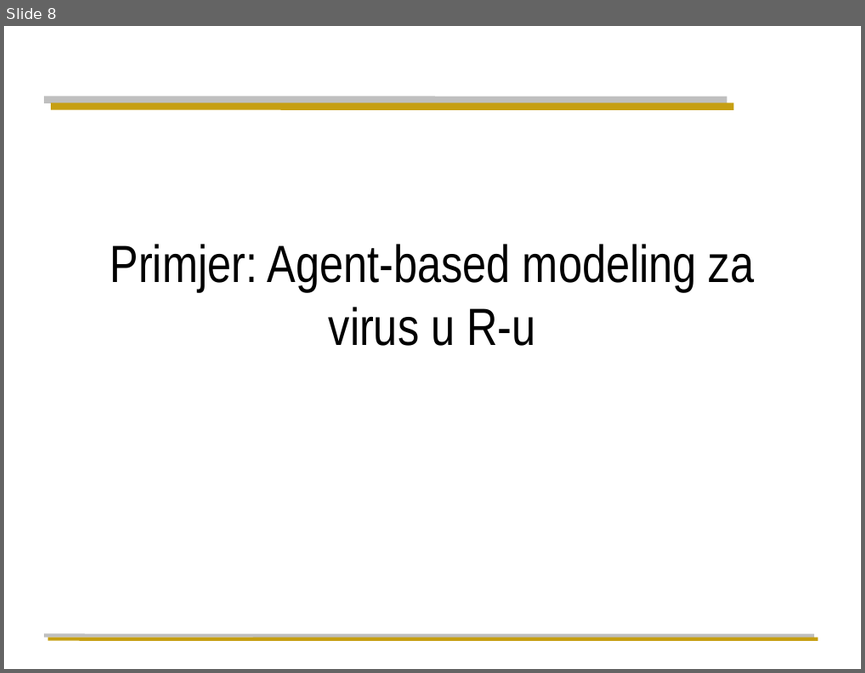
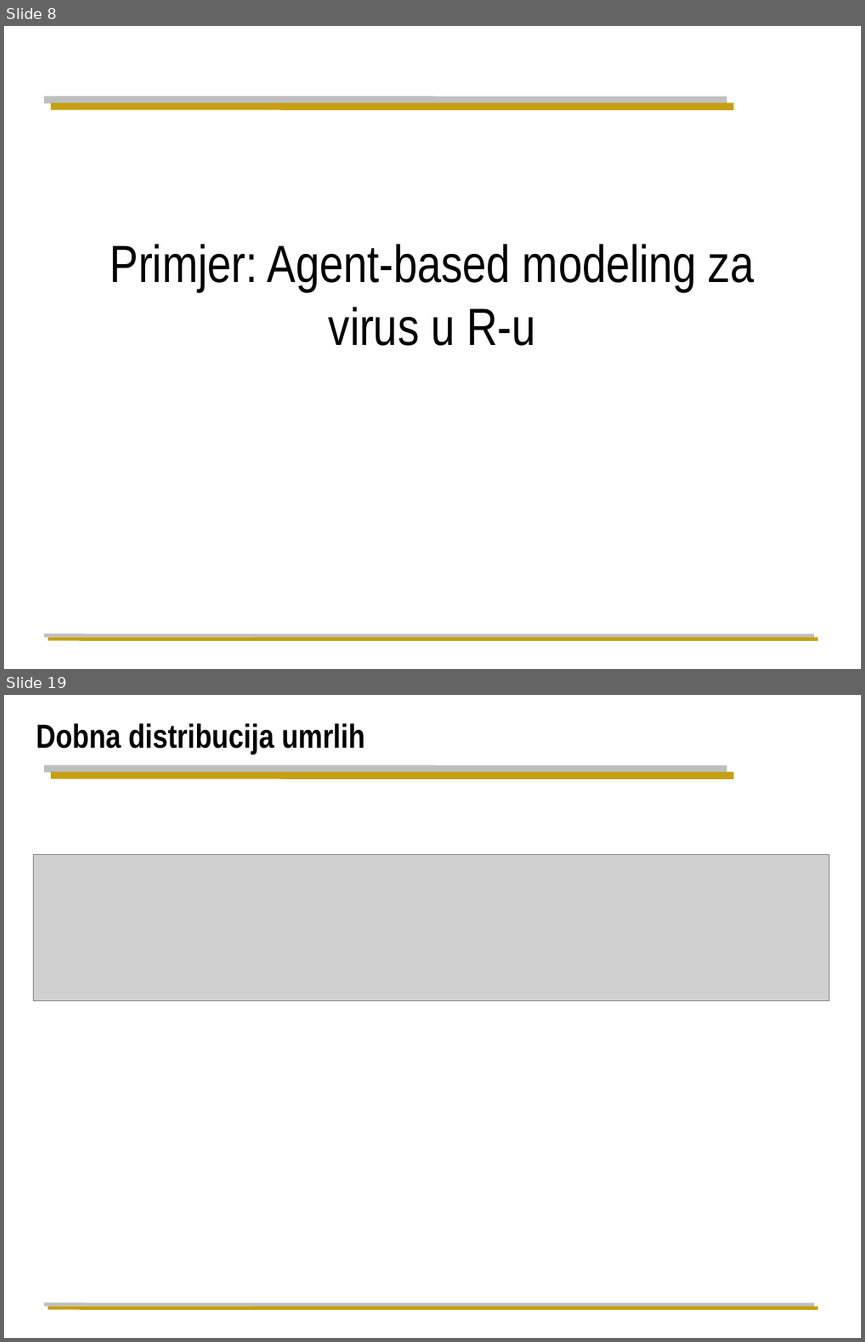
Before and after one commit to jtlicardo/abm, a slide deck: agent-based-modeling.pptx. Shown one above the other, each under a label of ours: slide 8 before the commit, slides 8 and 19 after it; the slides between them are not shown. The pictures are 865x673 and 865x1342 pixels, drawn with LibreOffice and Linux fonts; fonts in the diff are those of the drawing; grey boxes stand for pictures; background and template pictures are left out. Boxes give left, top, right and bottom in pixels: in the first picture for what was removed or moved away, otherwise in the second. Text is boxed around its words. In the diff, an @@ line names an element or a change of style, - is before the commit and + after.

```diff
--- a/agent-based-modeling.pptx
+++ b/agent-based-modeling.pptx
@@ slide 19 added at (x1=4, y1=695, x2=861, y2=1338), background #FFFFFF; not listed: 4 template elements that a slide beside it also shows @@
@@ title added at (x1=36, y1=723, x2=365, y2=754), 28 pt, text #000000, bold @@
+Dobna distribucija umrlih
@@ picture added at (x1=34, y1=854, x2=829, y2=1000) @@
```
Also in this commit, not shown: 1 slide changed, 11 other slides added, 1 slide removed.
